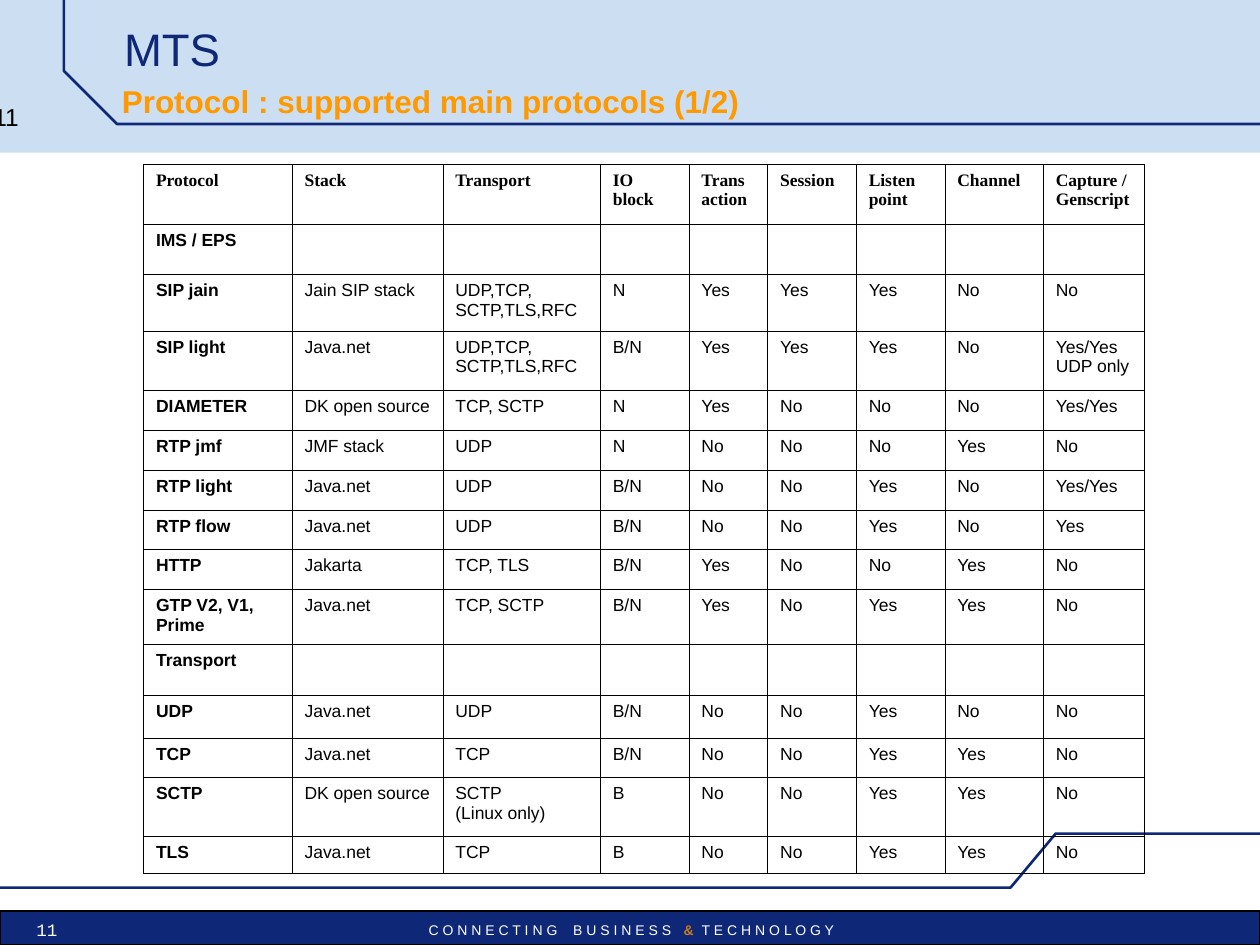
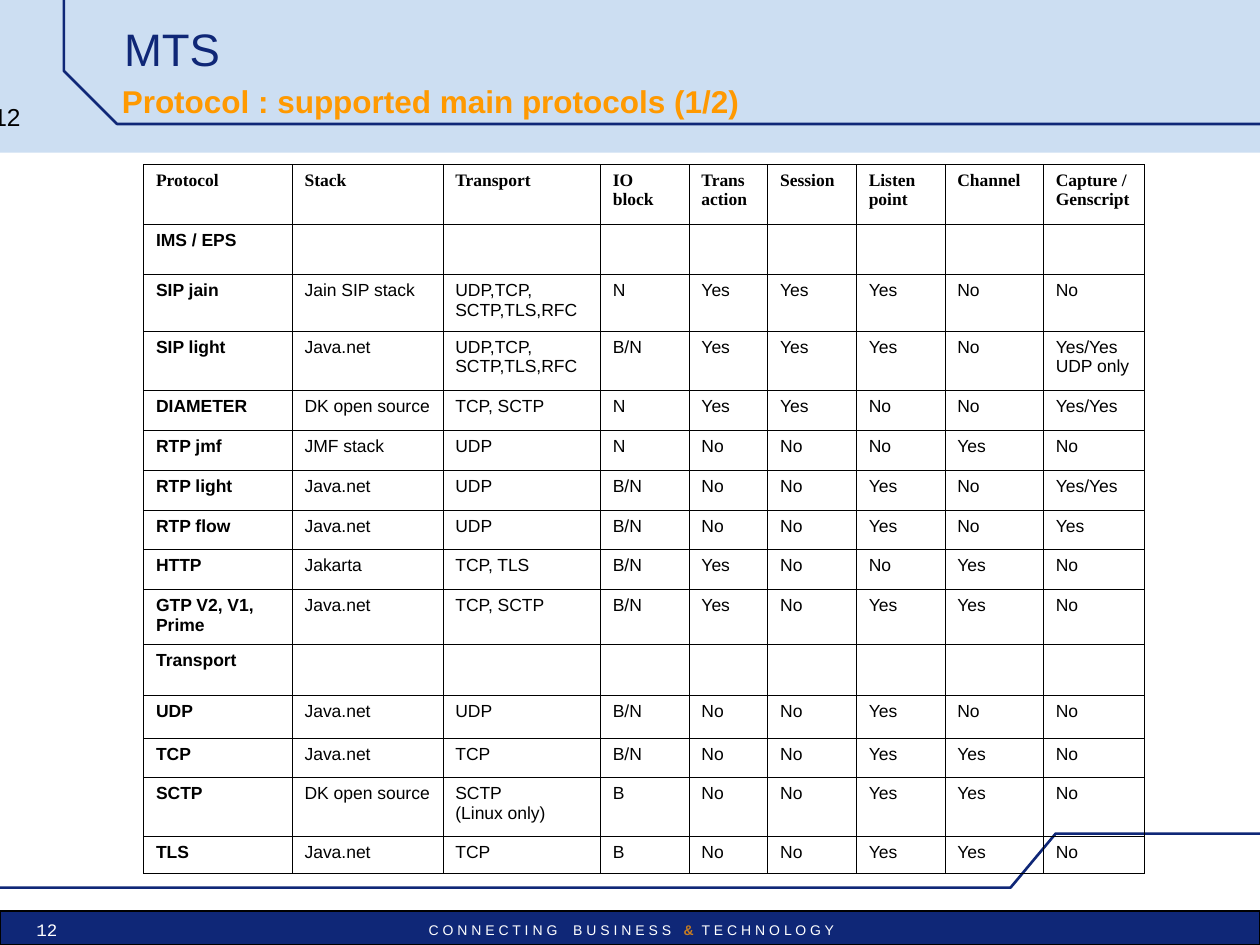
Before and after one commit to satishghiwari/mts-project, a slide deck: slide 12 of mts/src/main/doc/MTS_pres_technical.ppt (slide 11 before the commit). Drawn at 1260x945 pixels with LibreOffice and Linux fonts; fonts in the diff are those of the drawing; background and template pictures are left out. Boxes give left, top, right and bottom in pixels: in the first picture for what was removed or moved away, otherwise in the second. Text is boxed around its words. In the diff, an @@ line names an element or a change of style, - is before the commit and + after.

```diff
--- a/mts/src/main/doc/MTS_pres_technical.ppt
+++ b/mts/src/main/doc/MTS_pres_technical.ppt
@@ page number at [0, 109, 20, 126]: text changed @@
-11
+12
@@ table at [144, 165, 1143, 862] @@
-row 5, column 6: No
+row 5, column 6: Yes
@@ page number at [36, 924, 57, 936]: text changed @@
-11
+12
```
Also in this commit, not shown: 1 other slide changed, 1 slide added.
